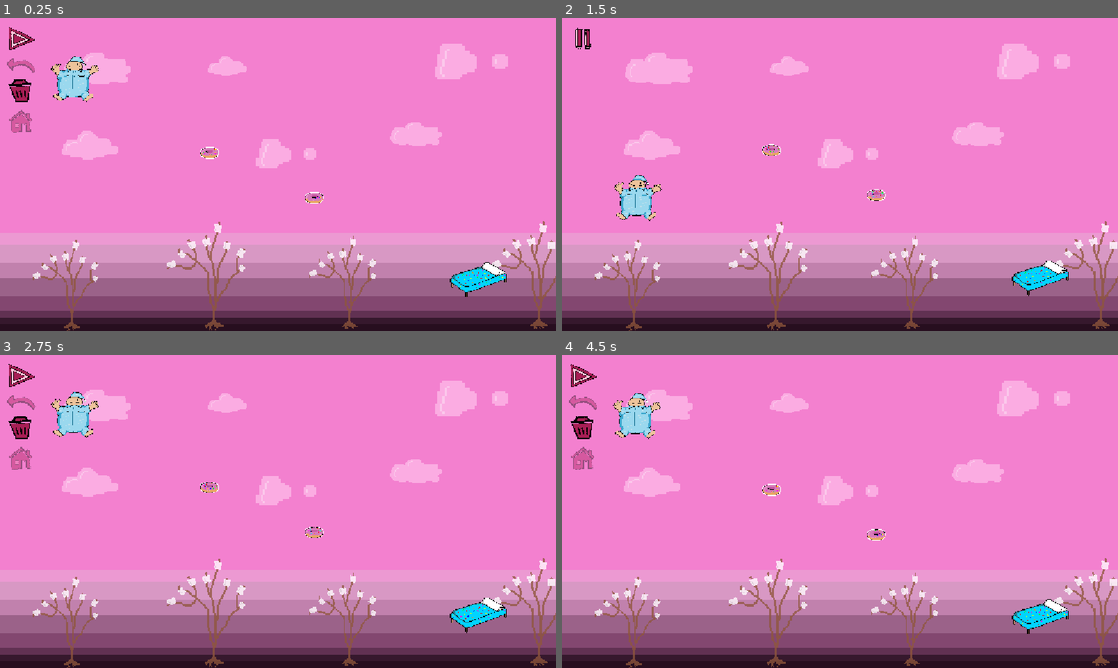
Above: before the commit, frames 1-4 (two rows, left to right).
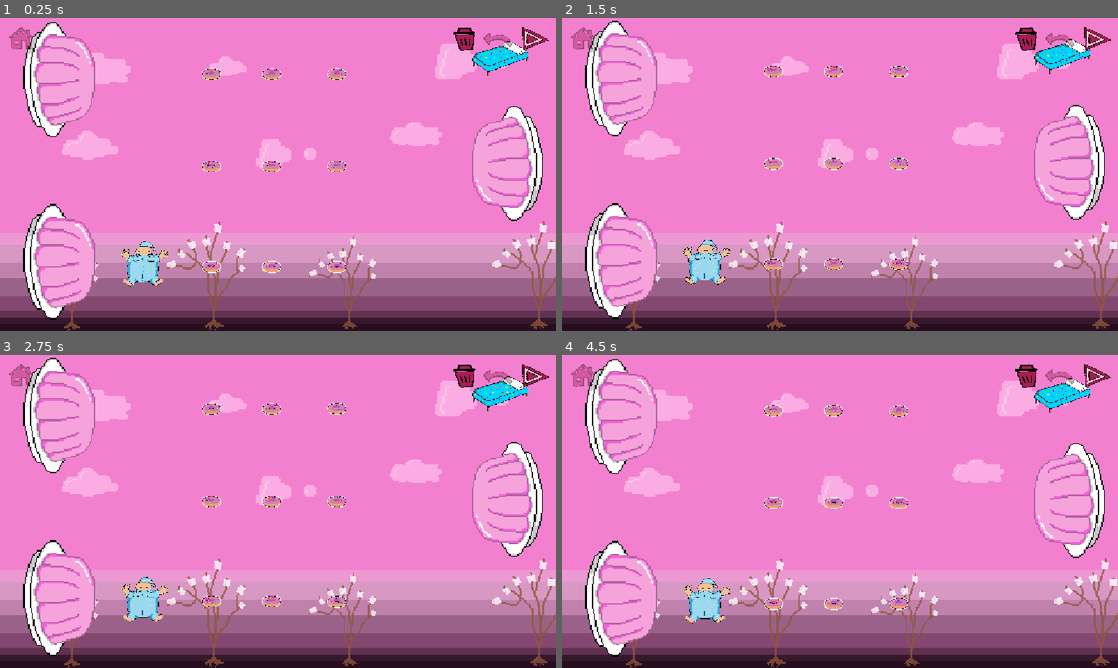
Above: after the commit, the same moments.

Repository: ivaivaiva1/desenhar_fofo
Game: Godot game, scene res://Scenes/level_manager.tscn
Two runs of this game, one before a commit and one after it. Both use one fixed random seed, a clock stepped at 60 frames per second and the inputs below.
Inputs (mouse positions are in pixels of both pictures, inside the frame that each line leads up to):
- Up to frame 1 (0.25 s): no input
- Up to frame 2 (1.5 s): tap Enter at 0.5 s; click (840, 174) at 0.67 s; tap Space (ui_accept) at 0.77 s; move the mouse to (728, 190) at 1.27 s; click (728, 190) at 1.42 s
- Up to frame 3 (2.75 s): tap Space (ui_accept) at 1.52 s; move the mouse to (333, 442) at 2.02 s; click (333, 442) at 2.17 s
- Up to frame 4 (4.5 s): move the mouse to (812, 574) at 2.77 s; click (812, 574) at 2.92 s; tap Space (ui_accept) at 3.02, 3.77 s; move the mouse to (1006, 558) at 3.52 s; click (1006, 558) at 3.67 s; move the mouse to (673, 464) at 4.27 s; click (673, 464) at 4.42 s

The runs differ from the first frame. In frame 1, 14% of the frame differs, in the area x 1-99%, y 1-97%; in frame 2, 14%; in frame 3, 14%; in frame 4, 14%.

Commit message:
feat: new_levels

Diff:
--- /dev/null
+++ b/Levels/Candy/level14_candy.tscn
@@ -0,0 +1,50 @@
+[gd_scene format=3 uid="uid://cjpjt4antewcp"]
+
+[ext_resource type="Script" uid="uid://bwk6yq56faubf" path="res://Scripts/GameCore/level.gd" id="1_wsjyj"]
+[ext_resource type="PackedScene" uid="uid://hv0uyenq7lw7" path="res://Scenes/player_spawner.tscn" id="2_25vhw"]
+[ext_resource type="Script" uid="uid://db02f8x44ql7e" path="res://Scripts/GameCore/collectables_controller.gd" id="3_xx4wl"]
+[ext_resource type="PackedScene" uid="uid://m64lbytajtml" path="res://Scenes/Entitys/cama.tscn" id="4_bcrut"]
+[ext_resource type="PackedScene" uid="uid://cumvxyqe4xg4r" path="res://Scenes/food.tscn" id="5_m6blr"]
+[ext_resource type="PackedScene" uid="uid://c8rqtnxypgm2q" path="res://Scenes/Entitys/pudim.tscn" id="6_4ieov"]
+[ext_resource type="PackedScene" uid="uid://bjcrlaayj6gw" path="res://Scenes/GameCore/ui.tscn" id="7_okf0e"]
+
+[node name="level" type="Node2D" unique_id=1864007018]
+script = ExtResource("1_wsjyj")
+
+[node name="player_spawner" parent="." unique_id=1071021330 instance=ExtResource("2_25vhw")]
+unique_name_in_owner = true
+position = Vector2(160, 62)
+
+[node name="collectables_controller" type="Node2D" parent="." unique_id=710388454]
+unique_name_in_owner = true
+script = ExtResource("3_xx4wl")
+
+[node name="cama" parent="collectables_controller" unique_id=1009130463 instance=ExtResource("4_bcrut")]
+position = Vector2(160, 558)
+
+[node name="collectable" parent="collectables_controller" unique_id=186391876 instance=ExtResource("5_m6blr")]
+position = Vector2(576.00006, 310)
+
+[node name="collectable2" parent="collectables_controller" unique_id=1310654872 instance=ExtResource("5_m6blr")]
+position = Vector2(576.00006, 155)
+
+[node name="collectable3" parent="collectables_controller" unique_id=178932242 instance=ExtResource("5_m6blr")]
+position = Vector2(352.00003, 93)
+
+[node name="collectable5" parent="collectables_controller" unique_id=1104849812 instance=ExtResource("5_m6blr")]
+position = Vector2(896, 403)
+
+[node name="collectable4" parent="collectables_controller" unique_id=2044736291 instance=ExtResource("5_m6blr")]
+position = Vector2(800.00006, 93.00001)
+
+[node name="pudim2" parent="collectables_controller" unique_id=540096184 instance=ExtResource("6_4ieov")]
+position = Vector2(992, 496)
+rotation = -0.7853982
+scale = Vector2(0.99999994, 0.99999994)
+pudim_force = 600.0
+
+[node name="Pudim" parent="collectables_controller" unique_id=1431602877 instance=ExtResource("6_4ieov")]
+position = Vector2(576, 434)
+pudim_force = 400.0
+
+[node name="UI" parent="." unique_id=653901674 instance=ExtResource("7_okf0e")]
--- a/Levels/Candy/level15_candy.tscn
+++ b/Levels/Candy/level15_candy.tscn
@@ -12,27 +12,34 @@
 
 [node name="player_spawner" parent="." unique_id=1071021330 instance=ExtResource("2_ben73")]
 unique_name_in_owner = true
-position = Vector2(96, 248)
+position = Vector2(160, 62)
 
 [node name="collectables_controller" type="Node2D" parent="." unique_id=710388454]
 unique_name_in_owner = true
 script = ExtResource("3_mkrsi")
 
 [node name="cama" parent="collectables_controller" unique_id=1009130463 instance=ExtResource("4_ixa7b")]
-position = Vector2(1024, 527)
+position = Vector2(1056, 93)
 
-[node name="collectable" parent="collectables_controller" unique_id=186391876 instance=ExtResource("5_f2052")]
-position = Vector2(384.00003, 434.00003)
+[node name="collectable2" parent="collectables_controller" unique_id=1310654872 instance=ExtResource("5_f2052")]
+position = Vector2(576.00006, 62)
 
-[node name="collectable2" parent="collectables_controller" unique_id=1509808131 instance=ExtResource("5_f2052")]
-position = Vector2(928.00006, 434)
+[node name="collectable3" parent="collectables_controller" unique_id=178932242 instance=ExtResource("5_f2052")]
+position = Vector2(352.00003, 155)
 
-[node name="collectable3" parent="collectables_controller" unique_id=212608745 instance=ExtResource("5_f2052")]
-position = Vector2(544.00006, 279)
+[node name="collectable4" parent="collectables_controller" unique_id=2044736291 instance=ExtResource("5_f2052")]
+position = Vector2(800, 155)
 
-[node name="collectable4" parent="collectables_controller" unique_id=1016147400 instance=ExtResource("5_f2052")]
-position = Vector2(768.00006, 279)
+[node name="collectable5" parent="collectables_controller" unique_id=186391876 instance=ExtResource("5_f2052")]
+position = Vector2(352, 496.00003)
 
-[node name="Pudim" parent="collectables_controller" unique_id=540096184 instance=ExtResource("6_gtt8b")]
-position = Vector2(384, 558)
-pudim_force = 500.0
+[node name="collectable6" parent="collectables_controller" unique_id=1075807194 instance=ExtResource("5_f2052")]
+position = Vector2(576.00006, 496.00003)
+
+[node name="collectable7" parent="collectables_controller" unique_id=301212181 instance=ExtResource("5_f2052")]
+position = Vector2(800.00006, 496.00003)
+
+[node name="Pudim" parent="collectables_controller" unique_id=1431602877 instance=ExtResource("6_gtt8b")]
+position = Vector2(96, 496)
+rotation = 1.5707964
+pudim_force = 800.0
--- a/Scenes/GameCore/ui.tscn
+++ b/Scenes/GameCore/ui.tscn
@@ -19,13 +19,34 @@
 [node name="UI" type="Node2D" unique_id=653901674]
 script = ExtResource("1_rtcy3")
 
+[node name="HomeIcon" type="Sprite2D" parent="." unique_id=1915542787]
+modulate = Color(1, 1, 1, 0.39215687)
+z_index = 4096
+material = SubResource("ShaderMaterial_3h21g")
+position = Vector2(44, 39)
+scale = Vector2(0.1, 0.1)
+texture = ExtResource("7_kvhau")
+
+[node name="HomeButton" type="Button" parent="HomeIcon" unique_id=1846559177]
+modulate = Color(1, 1, 1, 0)
+anchors_preset = -1
+anchor_left = 0.37
+anchor_top = 0.31500003
+anchor_right = 0.62
+anchor_bottom = 0.74100006
+offset_left = -960.4
+offset_top = -540.19995
+offset_right = -960.4001
+offset_bottom = -540.2802
+focus_mode = 0
+
 [node name="Drawning" type="Node2D" parent="." unique_id=1606344860]
 unique_name_in_owner = true
 
 [node name="PlayIcon" type="Sprite2D" parent="Drawning" unique_id=375497352]
 z_index = 4096
 material = SubResource("ShaderMaterial_3h21g")
-position = Vector2(56, 39)
+position = Vector2(1120, 38.999996)
 scale = Vector2(0.1, 0.1)
 texture = ExtResource("4_kf4n1")
 
@@ -45,7 +66,7 @@
 [node name="TrashIcon" type="Sprite2D" parent="Drawning" unique_id=1922876924]
 z_index = 4096
 material = SubResource("ShaderMaterial_3h21g")
-position = Vector2(49, 154)
+position = Vector2(970, 47)
 scale = Vector2(0.1, 0.1)
 texture = ExtResource("5_vjd0l")
 
@@ -66,7 +87,7 @@
 modulate = Color(1, 1, 1, 0.39215687)
 z_index = 4096
 material = SubResource("ShaderMaterial_3h21g")
-position = Vector2(38, 106)
+position = Vector2(1026, 53)
 scale = Vector2(0.1, 0.1)
 texture = ExtResource("6_vjshc")
 
@@ -83,27 +104,6 @@
 offset_bottom = -960.6402
 focus_mode = 0
 
-[node name="HomeIcon" type="Sprite2D" parent="Drawning" unique_id=1915542787]
-modulate = Color(1, 1, 1, 0.39215687)
-z_index = 4096
-material = SubResource("ShaderMaterial_3h21g")
-position = Vector2(44, 211)
-scale = Vector2(0.1, 0.1)
-texture = ExtResource("7_kvhau")
-
-[node name="HomeButton" type="Button" parent="Drawning/HomeIcon" unique_id=1846559177]
-modulate = Color(1, 1, 1, 0)
-anchors_preset = -1
-anchor_left = 0.37
-anchor_top = 0.31500003
-anchor_right = 0.62
-anchor_bottom = 0.74100006
-offset_left = -960.4
-offset_top = -540.19995
-offset_right = -960.4001
-offset_bottom = -540.2802
-focus_mode = 0
-
 [node name="Rolling" type="Node2D" parent="." unique_id=635727593]
 unique_name_in_owner = true
 visible = false
@@ -111,7 +111,7 @@
 [node name="PauseIcon" type="Sprite2D" parent="Rolling" unique_id=1845421304]
 z_index = 4096
 material = SubResource("ShaderMaterial_3h21g")
-position = Vector2(68, 41.000008)
+position = Vector2(1133, 42.999996)
 scale = Vector2(0.1, 0.1)
 texture = ExtResource("8_m7xrn")
 
--- a/Scenes/level_manager.tscn
+++ b/Scenes/level_manager.tscn
@@ -14,7 +14,7 @@
 [node name="load_level" type="Node2D" parent="." unique_id=306488323]
 unique_name_in_owner = true
 script = ExtResource("2_ghtn7")
-level = 1
+level = 16
 
 [node name="line_controller" parent="." unique_id=679656892 instance=ExtResource("3_pakjl")]
 unique_name_in_owner = true
Not shown: 1 places in Levels/Candy/level15_candy.tscn that only renumber resources
Renamed: Levels/Candy/level17_candy.tscn -> Levels/Candy/level16_candy.tscn
